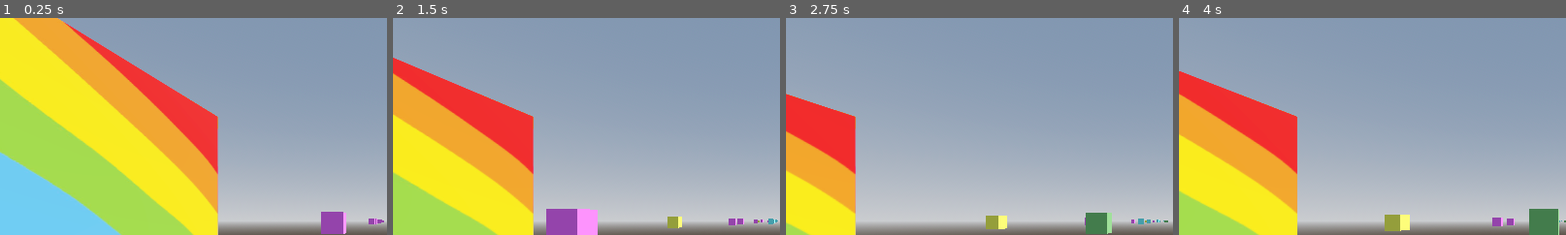
Above: before the commit, frames 1-4 (left to right).
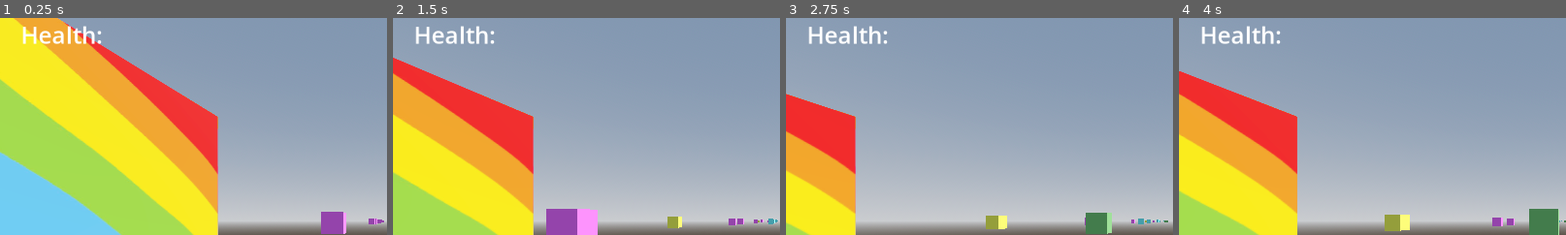
Above: after the commit, the same moments.

Repository: Ava-TU/ShooterGame_Assignment
Game: Godot game, scene res://Scenes/Level.tscn
Two runs of this game, one before a commit and one after it. Both use one fixed random seed, a clock stepped at 60 frames per second and the inputs below. The project has no main scene, so this scene is started directly.
Inputs:
- Up to frame 1 (0.25 s): no input
- Up to frame 2 (1.5 s): tap Enter (ui_accept) at 0.5, 0.77 s; hold D (right) 0.53-1.28 s; hold Down (ui_down) from 1.28 s (still down)
- Up to frame 3 (2.75 s): tap Enter (ui_accept) at 1.52 s; release Down (ui_down) at 2.03 s; hold D (right) from 2.03 s (still down)
- Up to frame 4 (4 s): release D (right) at 2.78 s; hold Up (ui_up) 2.78-3.53 s; tap Enter (ui_accept) at 3.02, 3.77 s; hold A (left) from 3.53 s (still down)
The pictures show only the part of the screen within x 0-50%, y 3-53%; the shares and areas given below are measured in that part.

The runs differ from the first frame. In frame 1, 0.8% of the frame differs, in the area x 5-27%, y 3-13%; in frame 2, 0.7%; in frame 3, 0.7%; in frame 4, 0.7%.

Commit message:
adding canvas layer

Diff:
--- a/shooter_assignment/Scenes/Level.tscn
+++ b/shooter_assignment/Scenes/Level.tscn
@@ -115,3 +115,15 @@
 [node name="CollisionShape3D" type="CollisionShape3D" parent="RightWall"]
 transform = Transform3D(1, 0, 0, 0, 1, 0, 3.55271e-15, 0, 0.6988, -0.180376, 0, 0.00432253)
 shape = SubResource("BoxShape3D_5rrr5")
+
+[node name="GameManager" type="Node3D" parent="."]
+
+[node name="CanvasLayer" type="CanvasLayer" parent="."]
+
+[node name="Label" type="Label" parent="CanvasLayer"]
+offset_left = 31.0
+offset_top = 22.0
+offset_right = 218.0
+offset_bottom = 91.0
+theme_override_font_sizes/font_size = 35
+text = "Health: "
